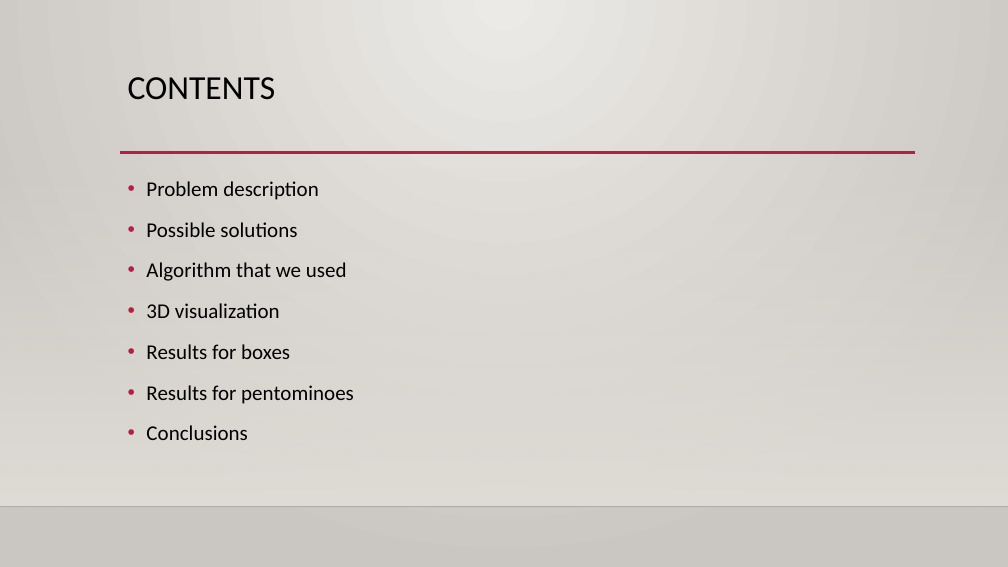
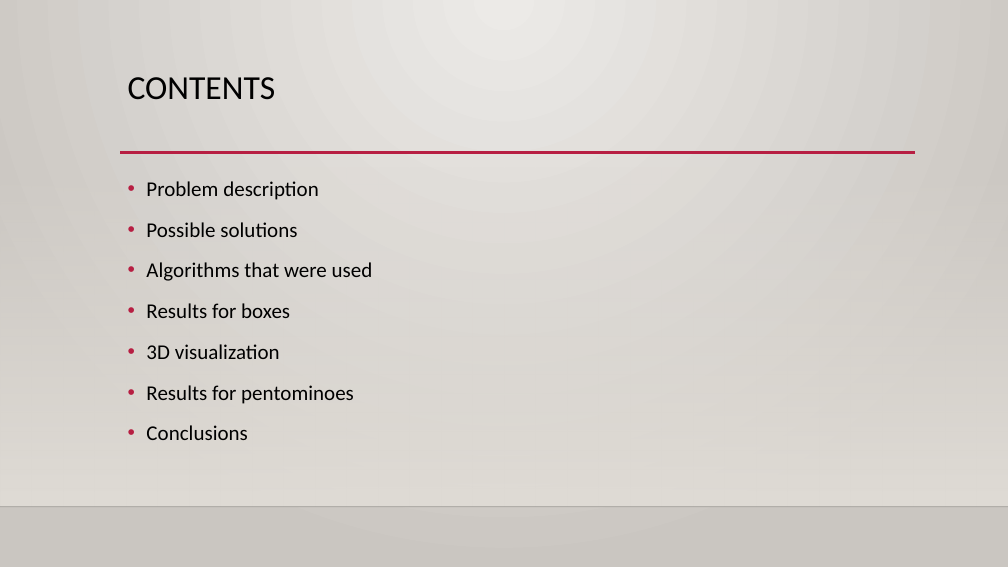
Before and after one commit to 31l3311/Pentominoes, a slide deck: slide 2 of project 3.pptx. Drawn at 1008x567 pixels with LibreOffice and Linux fonts; fonts in the diff are those of the drawing; background and template pictures are left out. Boxes give left, top, right and bottom in pixels: in the first picture for what was removed or moved away, otherwise in the second. Text is boxed around its words. In the diff, an @@ line names an element or a change of style, - is before the commit and + after.

```diff
--- a/project 3.pptx
+++ b/project 3.pptx
@@ text at (146, 262, 373, 318): text changed @@
-• Algorithm that we used
+• Algorithms that were used
+• Results for boxes
@@ text at (146, 344, 290, 359): paragraph removed @@
-• Results for boxes
```
Also in this commit, not shown: 7 other slides changed, 10 slides added, 2 slides removed.
